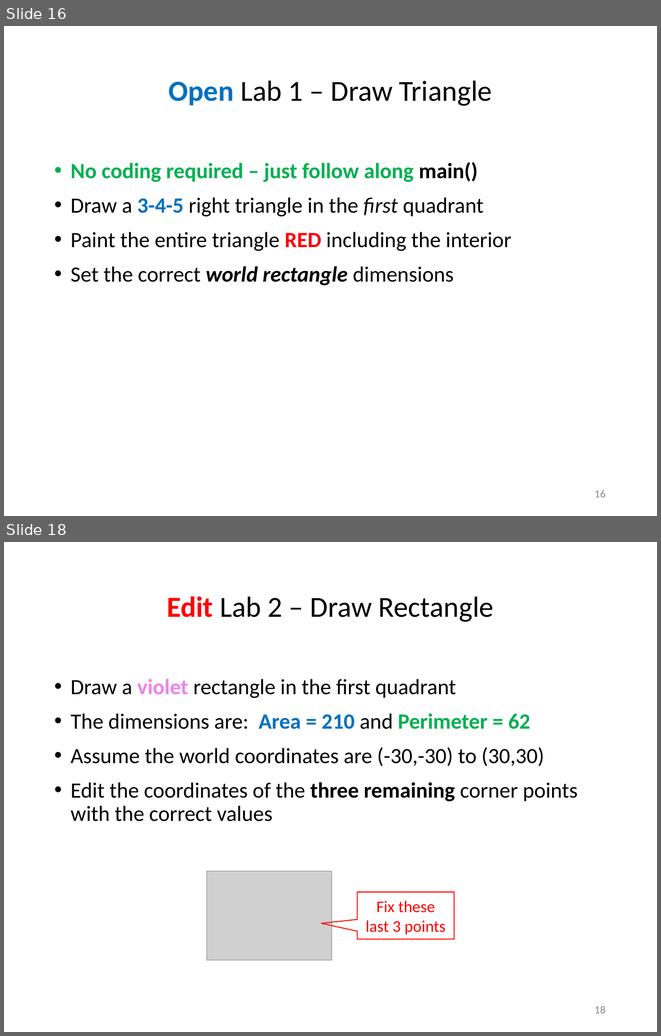
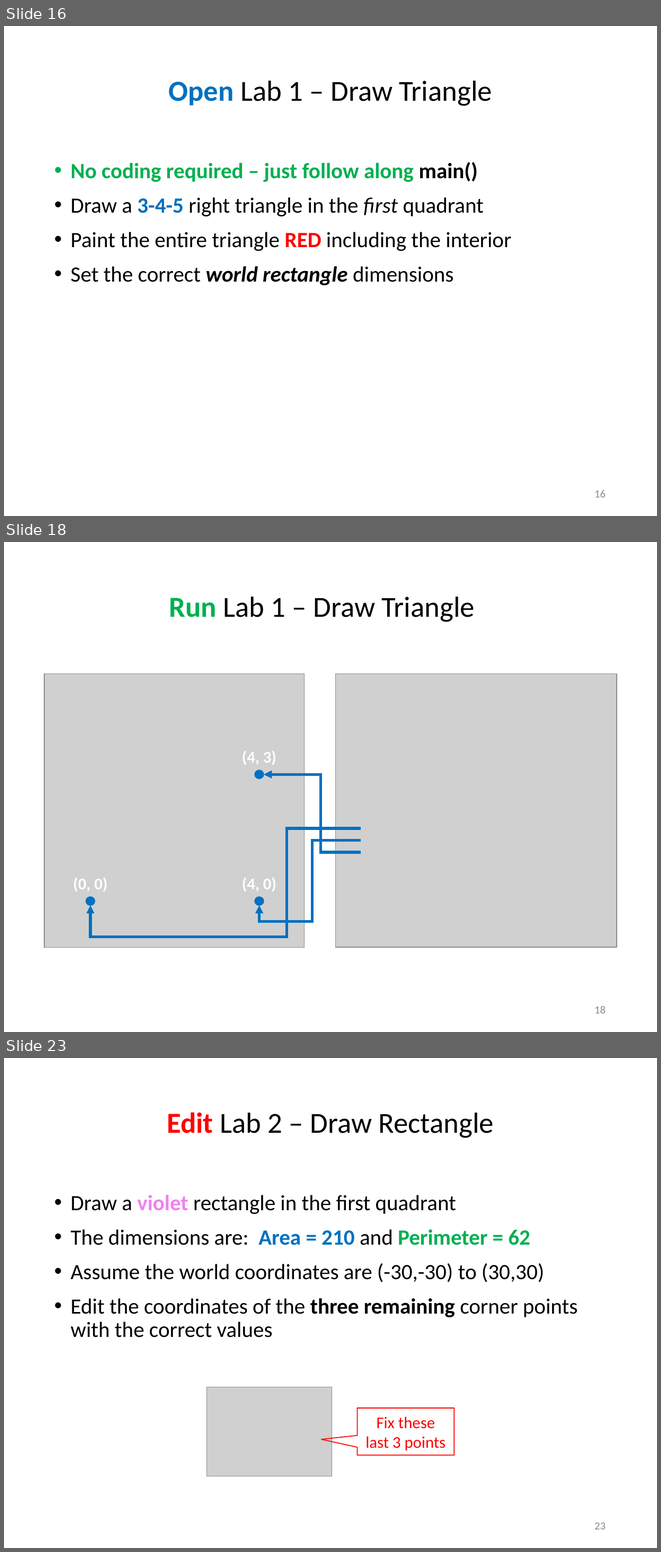
Before and after one commit to dbiersach/scicomp301-cpp-linux, a slide deck: session05/Session 05 - 2D Graphics, Polar Coordinates.pptx. Shown one above the other, each under a label of ours: slides 16 and 18 before the commit, slides 16, 18 and 23 after it; the slides between them are not shown. The pictures are 661x1036 and 661x1552 pixels, drawn with LibreOffice and Linux fonts; fonts in the diff are those of the drawing; grey boxes stand for pictures. Boxes give left, top, right and bottom in pixels: in the first picture for what was removed or moved away, otherwise in the second. Text is boxed around its words. In the diff, an @@ line names an element or a change of style, - is before the commit and + after.

```diff
--- a/session05/Session 05 - 2D Graphics, Polar Coordinates.pptx
+++ b/session05/Session 05 - 2D Graphics, Polar Coordinates.pptx
@@ slide 18 added at box(4, 542, 657, 1032), background #FFFFFF @@
@@ title added at box(169, 597, 475, 622), 32 pt, text #000000 @@
+Run Lab 1 – Draw Triangle
@@ picture added at box(44, 674, 305, 947) @@
@@ picture added at box(336, 674, 617, 947) @@
@@ text added at box(242, 751, 276, 765), 18 pt, text #FFFFFF, bold @@
+(4, 3)
@@ ellipse added at box(255, 770, 264, 778), fill #0070C0, outline #0070C0 1 pt @@
@@ elbow arrow added from (361, 852) to (264, 775), #0070C0 3 pt @@
@@ elbow arrow added from (361, 828) to (90, 905), #0070C0 3 pt @@
@@ elbow arrow added from (361, 840) to (259, 905), #0070C0 3 pt @@
@@ text added at box(73, 877, 107, 891), 18 pt, text #FFFFFF, bold @@
+(0, 0)
@@ text added at box(242, 877, 276, 891), 18 pt, text #FFFFFF, bold @@
+(4, 0)
@@ ellipse added at box(86, 897, 95, 905), fill #0070C0, outline #0070C0 1 pt @@
@@ ellipse added at box(255, 897, 264, 905), fill #0070C0, outline #0070C0 1 pt @@
@@ page number added at box(594, 1006, 606, 1013), 12 pt, text #8C8C8C @@
+18
@@ what was slide 18 is now slide 23 @@
@@ page number at box(594, 1522, 606, 1529): text changed @@
-18
+23
```
Also in this commit, not shown: 9 slides changed, 6 other slides added, 1 other file.
